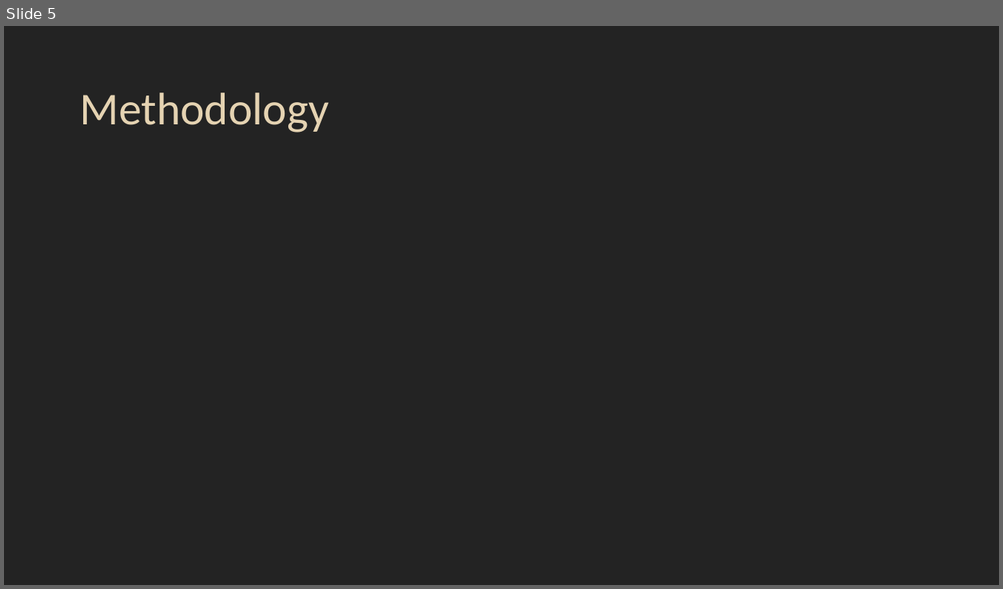
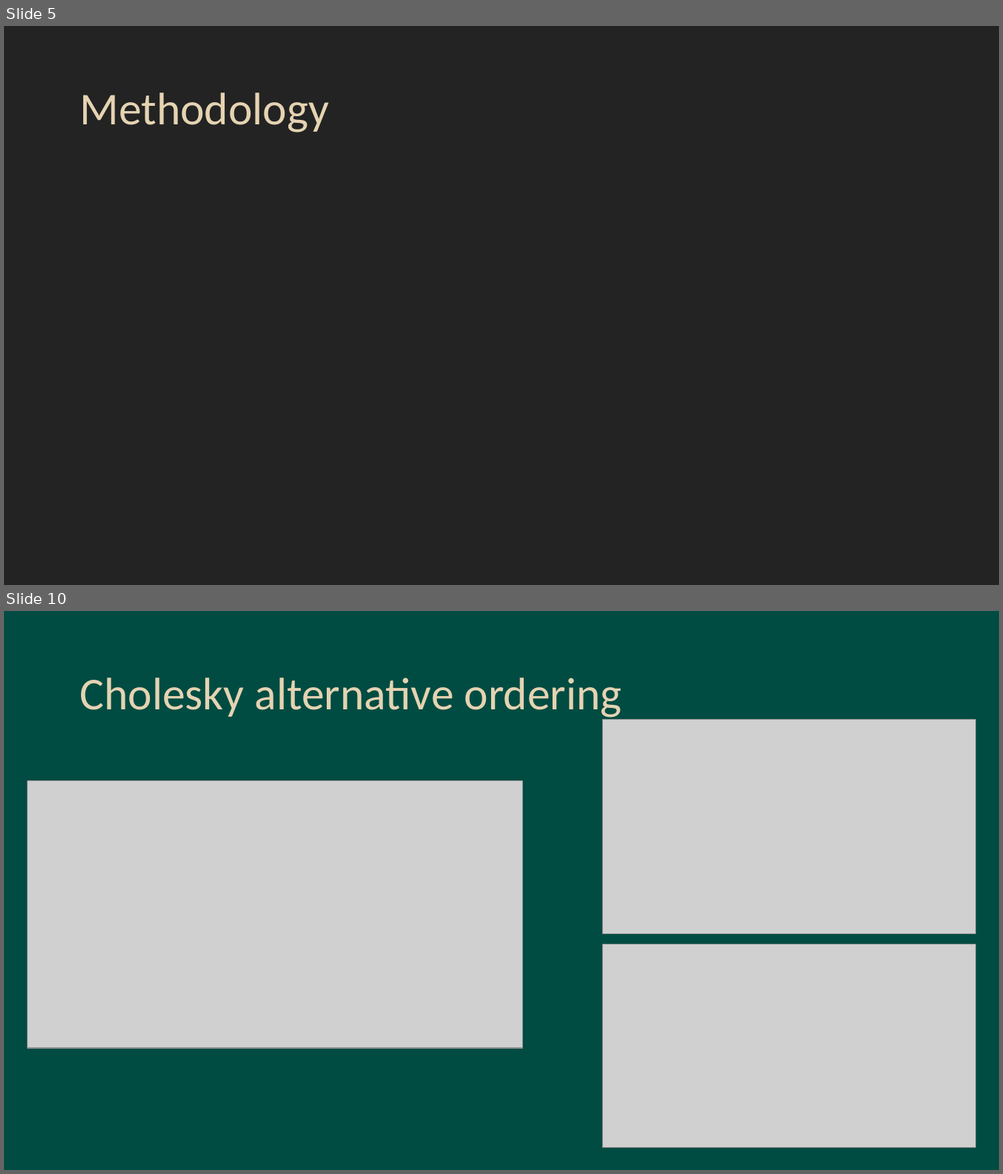
Before and after one commit to timoudas/MasterThesis, a slide deck: presentation.pptm. Shown one above the other, each under a label of ours: slide 5 before the commit, slides 5 and 10 after it; the slides between them are not shown. The pictures are 1003x589 and 1003x1174 pixels, drawn with LibreOffice and Linux fonts; fonts in the diff are those of the drawing; grey boxes stand for pictures. Boxes give left, top, right and bottom in pixels: in the first picture for what was removed or moved away, otherwise in the second. Text is boxed around its words. In the diff, an @@ line names an element or a change of style, - is before the commit and + after.

```diff
--- a/presentation.pptm
+++ b/presentation.pptm
@@ slide 10 added at (4,611,999,1170), background #004C42 @@
@@ title added at (79,678,622,721), 44 pt, text #E5D3B2 @@
+Cholesky alternative ordering
@@ picture added at (603,720,976,934) @@
@@ picture added at (28,781,523,1049) @@
@@ picture added at (603,945,976,1148) @@
```
Also in this commit, not shown: 3 slides changed, 6 other slides added, 5 slides removed, 1 other file.
